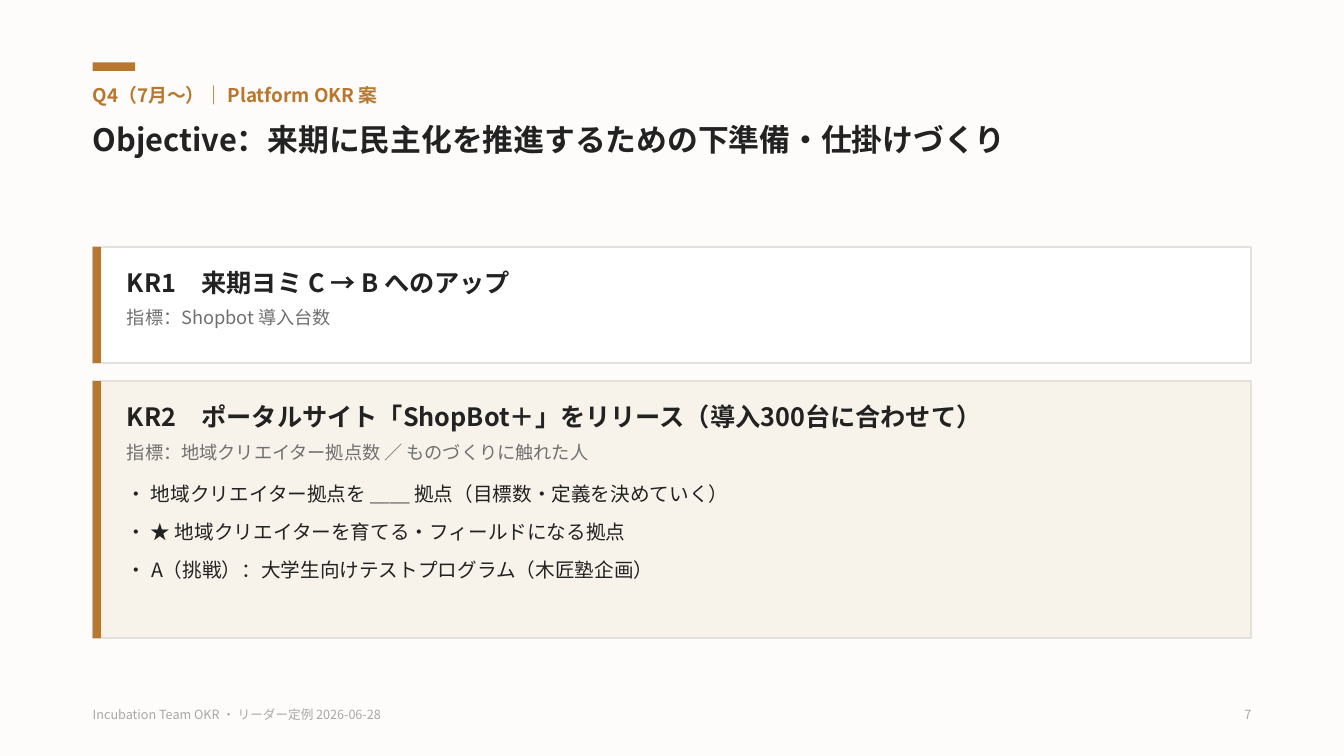
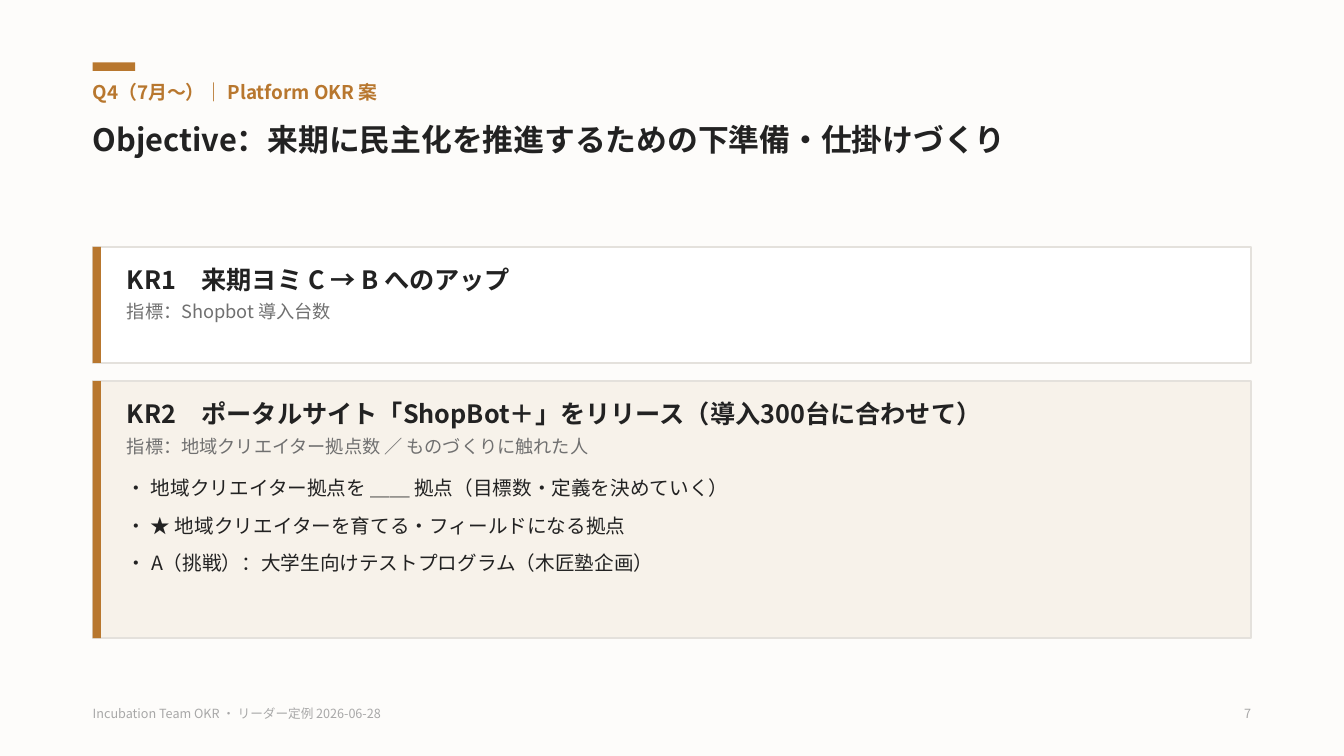
Before and after one commit to hajimetokura/claude_test, a slide deck: slide 7 of incubation-okr-q3-q4.pptx. Drawn at 1344x756 pixels with LibreOffice and Linux fonts; fonts in the diff are those of the drawing. Boxes give left, top, right and bottom in pixels: in the first picture for what was removed or moved away, otherwise in the second. Text is boxed around its words. In the diff, an @@ line names an element or a change of style, - is before the commit and + after.

```diff
--- a/incubation-okr-q3-q4.pptx
+++ b/incubation-okr-q3-q4.pptx
@@ background #FFFFFF to #FDFCFA @@
@@ rectangle removed at (0,0,1344,756) @@
@@ text "Q4（7月〜）｜ Platform OKR 案" at (93,80,378,105): line spacing 1.12 to 1 @@
@@ text "KR1 来期ヨミ C → B ..." at (127,267,510,322): line spacing 1.12 to 1 @@
@@ text at (127,401,981,572): line spacing 1.12 to 1; less space between paragraphs @@
```
Also in this commit, not shown: 9 other slides changed, 5 other files.
